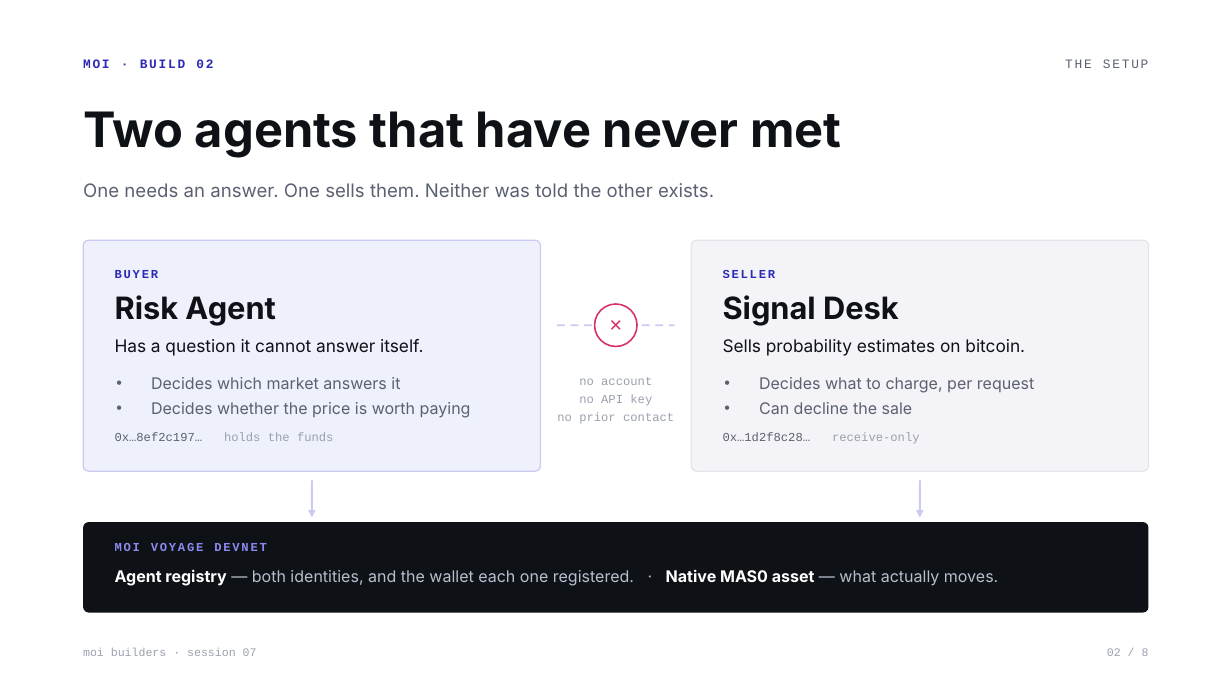
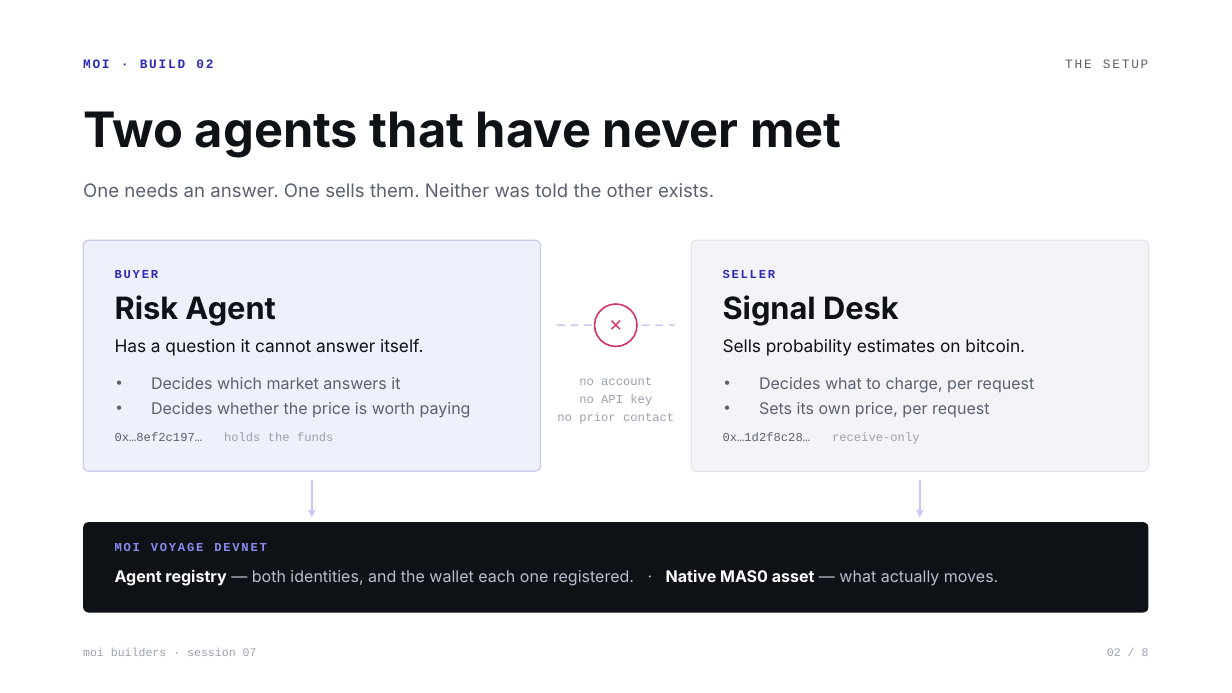
Before and after one commit to moi-foundation/MOI-Webinars, a slide deck: slide 2 of session-7/deck/MOI_Builders_S7-new.pptx. Drawn at 1232x693 pixels with LibreOffice and Linux fonts; fonts in the diff are those of the drawing. Boxes give left, top, right and bottom in pixels: in the first picture for what was removed or moved away, otherwise in the second. Text is boxed around its words. In the diff, an @@ line names an element or a change of style, - is before the commit and + after.

```diff
--- a/session-7/deck/MOI_Builders_S7-new.pptx
+++ b/session-7/deck/MOI_Builders_S7-new.pptx
@@ text at [759, 402, 989, 418]: text changed @@
-• Can decline the sale
+• Sets its own price, per request
```
Also in this commit, not shown: 1 other file.
